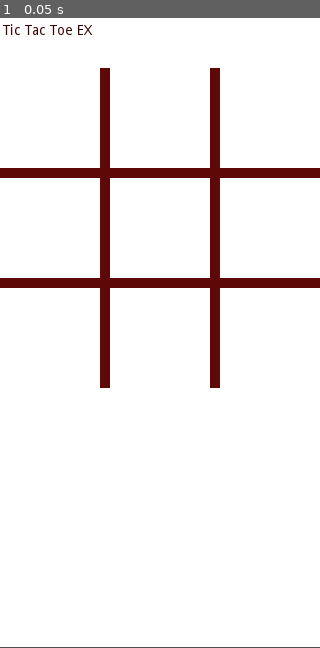
Above: before the commit, frame 1.
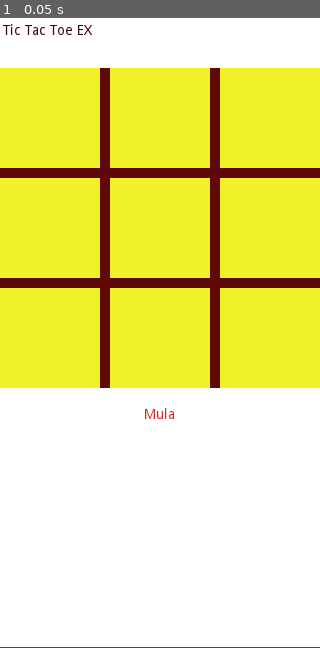
Above: after the commit, the same moment.

Repository: sanijalal/tictactoe-godot
Game: Godot game, scene res://MainScene.tscn
Two runs of this game, one before a commit and one after it. Both use one fixed random seed, a clock stepped at 60 frames per second and the inputs below.
Inputs:
- Up to frame 1 (0.05 s): no input

The runs differ from the first frame. In frame 1, 45% of the frame differs, in the area x 0-100%, y 7-64%.

Commit message:
Implement mouse touch event.

Diff:
--- /dev/null
+++ b/ColorRect.gd
@@ -0,0 +1,17 @@
+extends ColorRect
+
+
+# Declare member variables here. Examples:
+# var a = 2
+# var b = "text"
+
+
+# Called when the node enters the scene tree for the first time.
+func _ready():
+	print("Ready")
+	pass # Replace with function body.
+
+
+# Called every frame. 'delta' is the elapsed time since the previous frame.
+#func _process(delta):
+#	pass
--- /dev/null
+++ b/MainScene.gd
@@ -0,0 +1,19 @@
+extends Node2D
+
+
+# Declare member variables here. Examples:
+# var a = 2
+# var b = "text"
+
+
+# Called when the node enters the scene tree for the first time.
+func _ready():
+	pass # Replace with function body.
+
+
+# Called every frame. 'delta' is the elapsed time since the previous frame.
+#func _process(delta):
+#	pass
+func _input(event):
+	if event is InputEventMouseButton && event.is_pressed():
+		print("Pressed")
--- a/MainScene.tscn
+++ b/MainScene.tscn
@@ -1,12 +1,17 @@
-[gd_scene load_steps=2 format=2]
+[gd_scene load_steps=4 format=2]
+
+[ext_resource path="res://MainScene.gd" type="Script" id=1]
+[ext_resource path="res://ColorRect.gd" type="Script" id=2]
 
 [sub_resource type="StyleBoxEmpty" id=1]
 
 [node name="MainScene" type="Node2D"]
+script = ExtResource( 1 )
 
 [node name="ColorRect" type="ColorRect" parent="."]
 margin_right = 320.0
 margin_bottom = 639.0
+script = ExtResource( 2 )
 __meta__ = {
 "_edit_lock_": true,
 "_edit_use_anchors_": false
@@ -25,6 +30,9 @@
 }
 
 [node name="PlayMatNode" type="Node2D" parent="."]
+__meta__ = {
+"_edit_lock_": true
+}
 
 [node name="ColorRect" type="ColorRect" parent="PlayMatNode"]
 margin_left = 100.0
@@ -67,3 +75,101 @@
 "_edit_group_": true,
 "_edit_use_anchors_": false
 }
+
+[node name="Rect0" type="ColorRect" parent="."]
+margin_top = 60.0
+margin_right = 100.0
+margin_bottom = 160.0
+color = Color( 0.945098, 0.94902, 0.172549, 1 )
+__meta__ = {
+"_edit_use_anchors_": false
+}
+
+[node name="Rect1" type="ColorRect" parent="."]
+margin_left = 110.0
+margin_top = 60.0
+margin_right = 210.0
+margin_bottom = 160.0
+color = Color( 0.945098, 0.94902, 0.172549, 1 )
+__meta__ = {
+"_edit_use_anchors_": false
+}
+
+[node name="Rect2" type="ColorRect" parent="."]
+margin_left = 220.0
+margin_top = 60.0
+margin_right = 320.0
+margin_bottom = 160.0
+color = Color( 0.945098, 0.94902, 0.172549, 1 )
+__meta__ = {
+"_edit_use_anchors_": false
+}
+
+[node name="Rect3" type="ColorRect" parent="."]
+margin_top = 170.0
+margin_right = 100.0
+margin_bottom = 270.0
+color = Color( 0.945098, 0.94902, 0.172549, 1 )
+__meta__ = {
+"_edit_use_anchors_": false
+}
+
+[node name="Rect4" type="ColorRect" parent="."]
+margin_left = 110.0
+margin_top = 170.0
+margin_right = 210.0
+margin_bottom = 270.0
+color = Color( 0.945098, 0.94902, 0.172549, 1 )
+__meta__ = {
+"_edit_use_anchors_": false
+}
+
+[node name="Rect5" type="ColorRect" parent="."]
+margin_left = 220.0
+margin_top = 170.0
+margin_right = 320.0
+margin_bottom = 270.0
+color = Color( 0.945098, 0.94902, 0.172549, 1 )
+__meta__ = {
+"_edit_use_anchors_": false
+}
+
+[node name="Rect6" type="ColorRect" parent="."]
+margin_top = 280.0
+margin_right = 100.0
+margin_bottom = 380.0
+color = Color( 0.945098, 0.94902, 0.172549, 1 )
+__meta__ = {
+"_edit_use_anchors_": false
+}
+
+[node name="Rect7" type="ColorRect" parent="."]
+margin_left = 110.0
+margin_top = 280.0
+margin_right = 210.0
+margin_bottom = 380.0
+color = Color( 0.945098, 0.94902, 0.172549, 1 )
+__meta__ = {
+"_edit_use_anchors_": false
+}
+
+[node name="Rect8" type="ColorRect" parent="."]
+margin_left = 220.0
+margin_top = 280.0
+margin_right = 320.0
+margin_bottom = 380.0
+color = Color( 0.945098, 0.94902, 0.172549, 1 )
+__meta__ = {
+"_edit_use_anchors_": false
+}
+
+[node name="TulisanArahan" type="Label" parent="."]
+margin_top = 400.0
+margin_right = 320.0
+margin_bottom = 420.0
+custom_colors/font_color = Color( 0.886275, 0.141176, 0.0980392, 1 )
+text = "Mula"
+align = 1
+__meta__ = {
+"_edit_use_anchors_": false
+}
